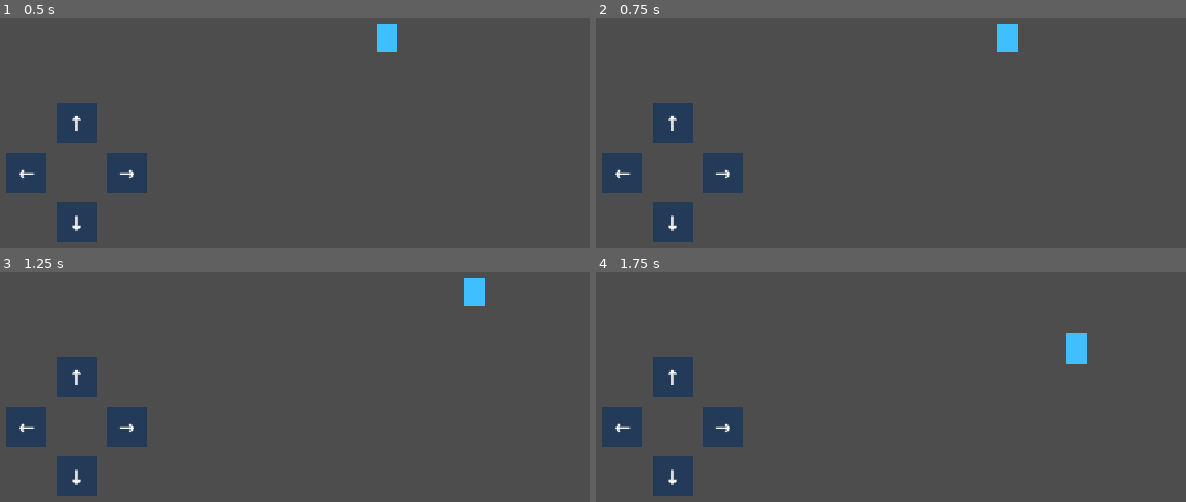
Above: before the commit, frames 1-4 (two rows, left to right).
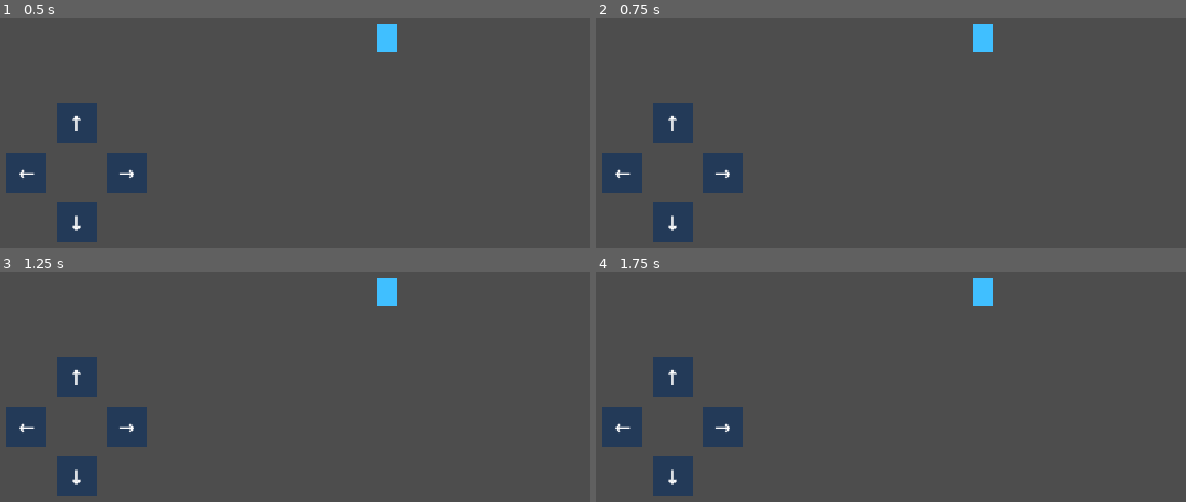
Above: after the commit, the same moments.

Repository: jhonnata2211/ECHOES-The-Last-Refuge-V2
Game: Godot game, scene res://scenes/main/Main.tscn
Two runs of this game, one before a commit and one after it. Both use one fixed random seed, a clock stepped at 60 frames per second and the inputs below.
Inputs:
- Up to frame 1 (0.5 s): no input
- Up to frame 2 (0.75 s): tap Enter at 0.5 s; hold D (move_right) from 0.53 s (still down)
- Up to frame 3 (1.25 s): keep holding D (move_right)
- Up to frame 4 (1.75 s): release D (move_right) at 1.28 s; hold S (move_down) from 1.28 s (still down)

Frame 1 is identical in both runs. In frame 2, 0.8% of the frame differs, in the area x 63-72%, y 2-15%; in frame 3, 0.8%; in frame 4, 0.9%, in the area x 63-84%, y 2-40%.

Commit message:
ECHOES-009: adiciona camera ao Player

Diff:
--- a/scenes/player/Player.tscn
+++ b/scenes/player/Player.tscn
@@ -27,3 +27,9 @@
 [node name="CollisionShape2D" type="CollisionShape2D" parent="."]
 shape = SubResource("CapsuleShape2D_placeholder")
 metadata/placeholder = true
+
+[node name="Camera2D" type="Camera2D" parent="."]
+position = Vector2(0, 0)
+enabled = true
+zoom = Vector2(1, 1)
+position_smoothing_enabled = false
